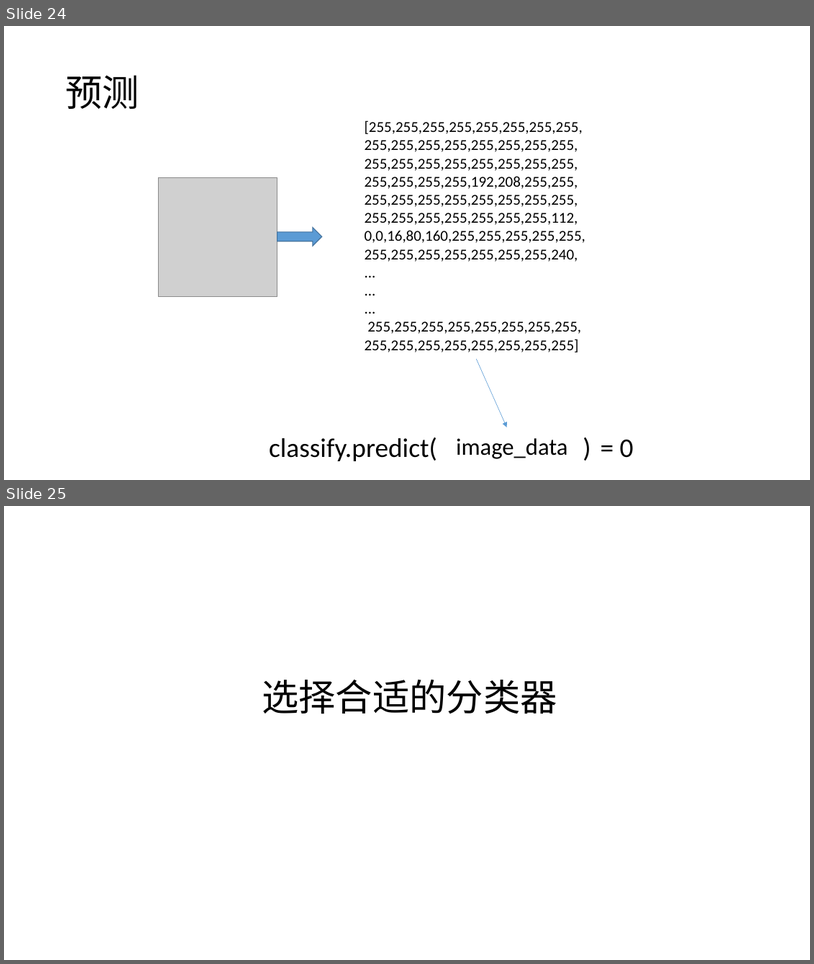
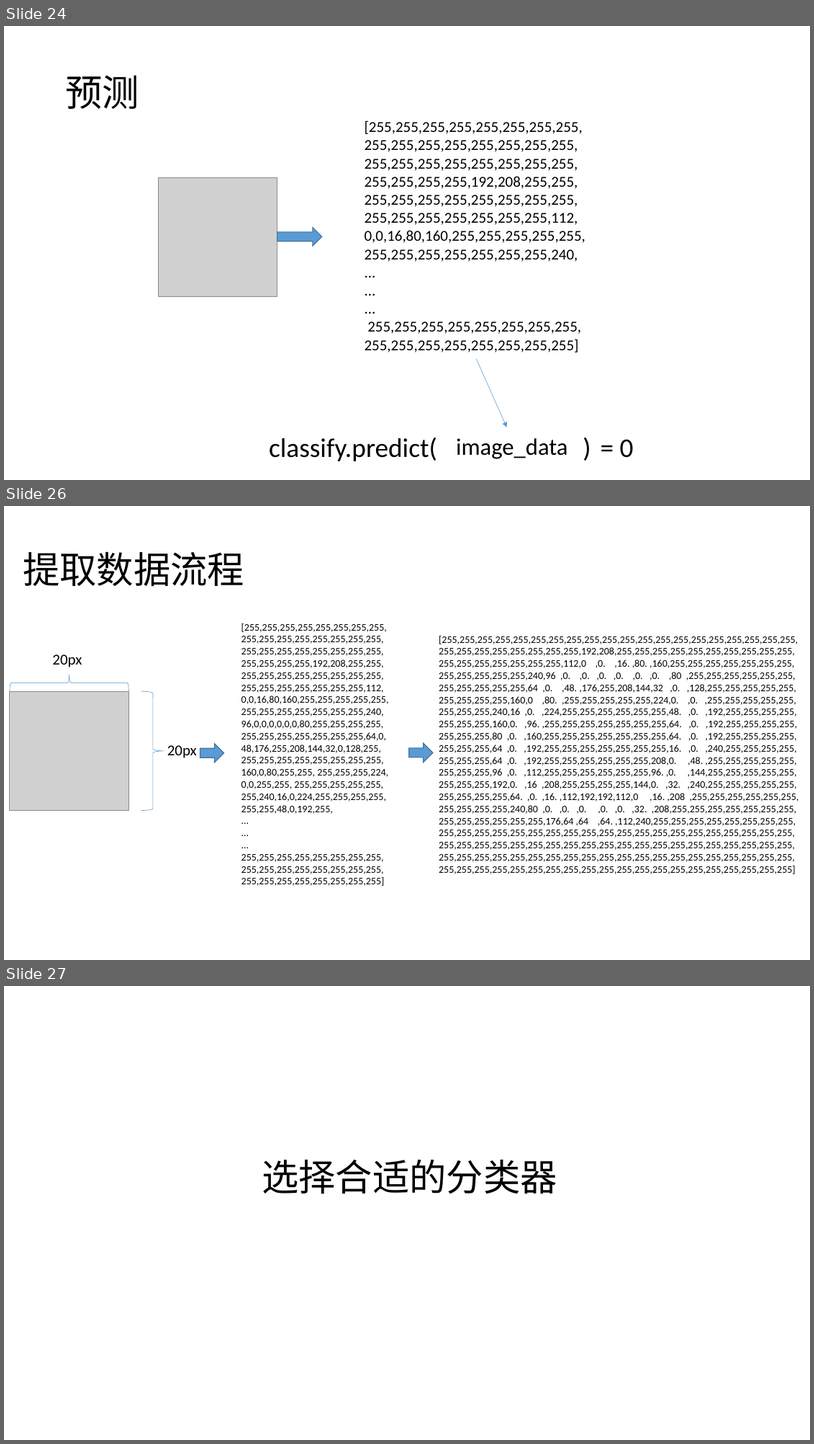
Before and after one commit to plter/HandwriteRecognizerCourse, a slide deck: 机器学习之手写识别.pptx. Shown one above the other, each under a label of ours: slides 24 and 25 before the commit, slides 24, 26 and 27 after it; the slides between them are not shown. The pictures are 814x964 and 814x1444 pixels, drawn with LibreOffice and Linux fonts; fonts in the diff are those of the drawing; grey boxes stand for pictures. Boxes give left, top, right and bottom in pixels: in the first picture for what was removed or moved away, otherwise in the second. Text is boxed around its words. In the diff, an @@ line names an element or a change of style, - is before the commit and + after.

```diff
--- a/机器学习之手写识别.pptx
+++ b/机器学习之手写识别.pptx
@@ slide 26 added at [4,506,810,960], background #FFFFFF @@
@@ title added at [23,551,244,586], 44 pt, text #000000 @@
+提取数据流程
@@ text added at [242,623,389,885], 12 pt, text #000000 @@
+[255,255,255,255,255,255,255,255,
+255,255,255,255,255,255,255,255,
+255,255,255,255,255,255,255,255,
+255,255,255,255,192,208,255,255,
+255,255,255,255,255,255,255,255,
+255,255,255,255,255,255,255,112,
+0,0,16,80,160,255,255,255,255,255,
+255,255,255,255,255,255,255,240,
+96,0,0,0,0,0,0,80,255,255,255,255,
+255,255,255,255,255,255,255,64,0,
+48,176,255,208,144,32,0,128,255,
+255,255,255,255,255,255,255,255,
+160,0,80,255,255, 255,255,255,224,
+0,0,255,255, 255,255,255,255,255,
+255,240,16,0,224,255,255,255,255,
+255,255,48,0,192,255,
+...
+...
+...
+255,255,255,255,255,255,255,255,
+255,255,255,255,255,255,255,255,
+255,255,255,255,255,255,255,255]
@@ text added at [52,654,82,667], 18 pt, text #000000 @@
+20px
@@ text added at [439,636,800,874], 12 pt, text #000000 @@
+[255,255,255,255,255,255,255,255,255,255,255,255,255,255,255,255,255,255,255,255,
+255,255,255,255,255,255,255,255,192,208,255,255,255,255,255,255,255,255,255,255,
+255,255,255,255,255,255,255,112,0 ,0. ,16. ,80. ,160,255,255,255,255,255,255,255,
+255,255,255,255,255,240,96 ,0. ,0. ,0. ,0. ,0. ,0. ,80 ,255,255,255,255,255,255,
+255,255,255,255,255,64 ,0. ,48. ,176,255,208,144,32 ,0. ,128,255,255,255,255,255,
+255,255,255,255,160,0 ,80. ,255,255,255,255,255,224,0. ,0. ,255,255,255,255,255,
+255,255,255,240,16 ,0. ,224,255,255,255,255,255,255,48. ,0. ,192,255,255,255,255,
+255,255,255,160,0. ,96. ,255,255,255,255,255,255,255,64. ,0. ,192,255,255,255,255,
+255,255,255,80 ,0. ,160,255,255,255,255,255,255,255,64. ,0. ,192,255,255,255,255,
+255,255,255,64 ,0. ,192,255,255,255,255,255,255,255,16. ,0. ,240,255,255,255,255,
+255,255,255,64 ,0. ,192,255,255,255,255,255,255,208,0. ,48. ,255,255,255,255,255,
+255,255,255,96 ,0. ,112,255,255,255,255,255,255,96. ,0. ,144,255,255,255,255,255,
+255,255,255,192,0. ,16 ,208,255,255,255,255,144,0. ,32. ,240,255,255,255,255,255,
+255,255,255,255,64. ,0. ,16. ,112,192,192,112,0 ,16. ,208 ,255,255,255,255,255,255,
+255,255,255,255,240,80 ,0. ,0. ,0. ,0. ,0. ,32. ,208,255,255,255,255,255,255,255,
+255,255,255,255,255,255,176,64 ,64 ,64. ,112,240,255,255,255,255,255,255,255,255,
+255,255,255,255,255,255,255,255,255,255,255,255,255,255,255,255,255,255,255,255,
+255,255,255,255,255,255,255,255,255,255,255,255,255,255,255,255,255,255,255,255,
+255,255,255,255,255,255,255,255,255,255,255,255,255,255,255,255,255,255,255,255,
+255,255,255,255,255,255,255,255,255,255,255,255,255,255,255,255,255,255,255,255]
@@ left brace added at [10,674,129,692], outline #5B9BD5 0.5 pt @@
@@ picture added at [10,691,129,811] @@
@@ right brace added at [142,691,165,811], outline #5B9BD5 0.5 pt @@
@@ right arrow added at [409,743,433,762], fill #5B9BD5, outline #43739E 1 pt @@
@@ text added at [167,745,197,758], 18 pt, text #000000 @@
+20px
@@ right arrow added at [200,744,224,762], fill #5B9BD5, outline #43739E 1 pt @@
@@ what was slide 25 is now slide 27 @@
```
Also in this commit, not shown: 2 slides changed, 1 other slide added, 3 other files.
